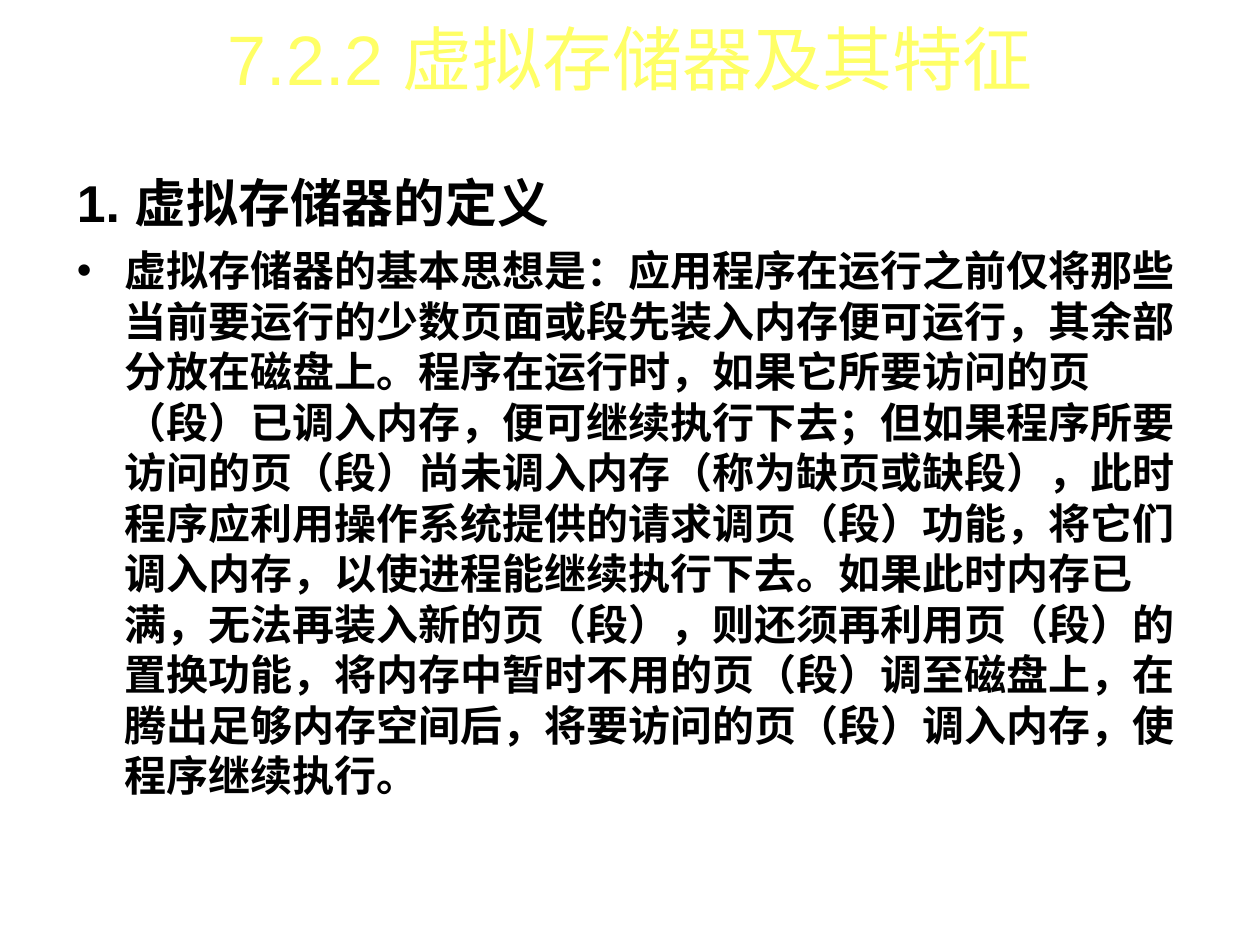
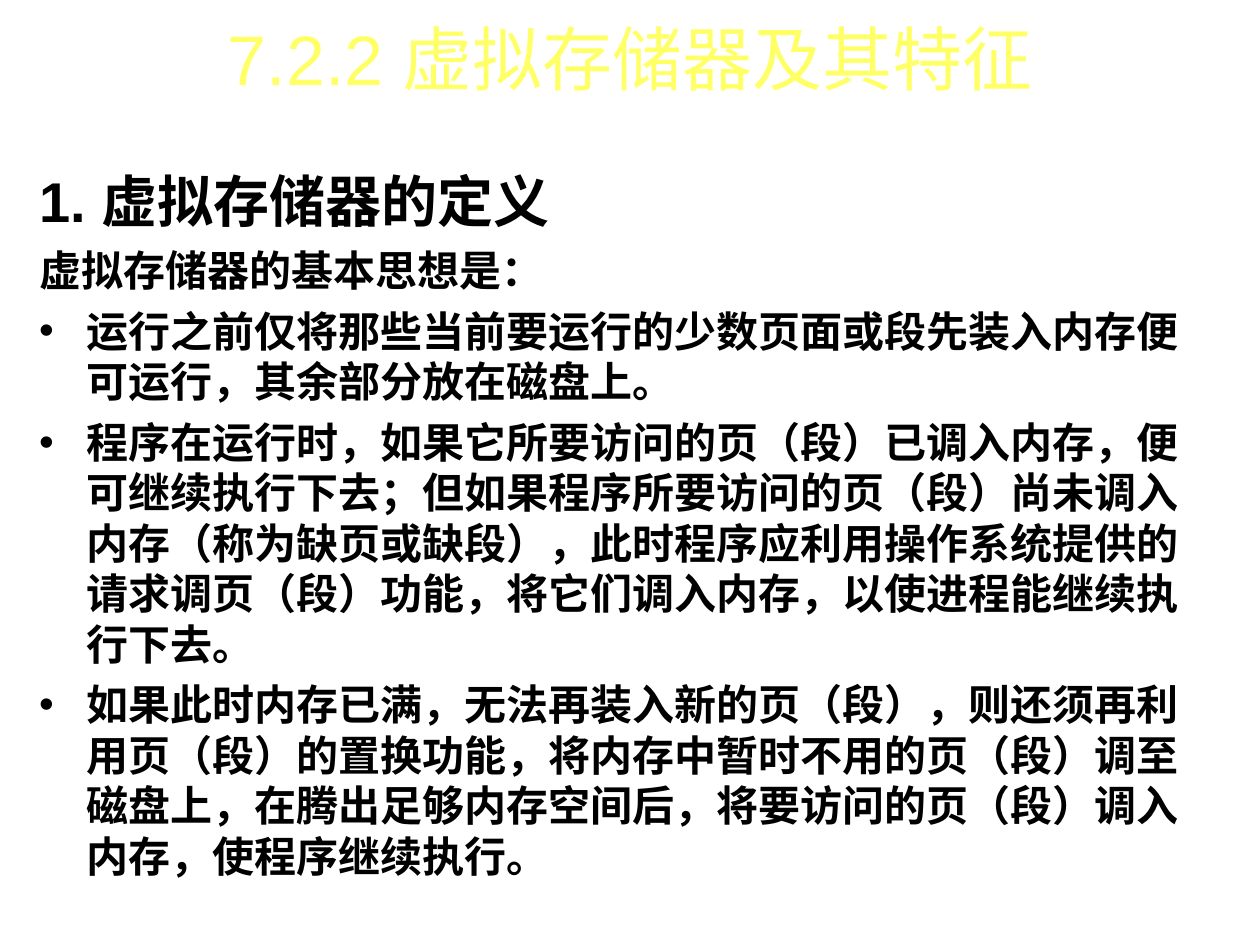
Before and after one commit to FourierAI/Operating-system, a slide deck: slide 13 of 操作系统-第7章.ppt (slide 17 before the commit). Drawn at 1260x945 pixels with LibreOffice and Linux fonts; fonts in the diff are those of the drawing; background and template pictures are left out. Boxes give left, top, right and bottom in pixels: in the first picture for what was removed or moved away, otherwise in the second. Text is boxed around its words. In the diff, an @@ line names an element or a change of style, - is before the commit and + after.

```diff
--- a/操作系统-第7章.ppt
+++ b/操作系统-第7章.ppt
@@ text "1. 虚拟存储器的定义": place and size @@
-text "1. 虚拟存储器的定义" at bbox=[77, 177, 1174, 795]
+text "1. 虚拟存储器的定义" at bbox=[39, 174, 1178, 878]
@@ text at bbox=[39, 174, 549, 227]: size 29.6 to 32 pt in "1. 虚拟存储器的定义" @@
@@ text at bbox=[39, 250, 1178, 878]: text changed; size 24.1 to 24 pt @@
-• 虚拟存储器的基本思想是：应用程序在运行之前仅将那些当前要运行的少数页面或段先装入内存便可运行，其余部分放在磁盘上。程序在运行时，如果它所要访问的页（段）已调入内存，便可继续执行下去；但如果程序所要访问的页（段）尚未调入内存（称为缺页或缺段），此时程序应利用操作系统提供的请求调页（段）功能，将它们调入内存，以使进程能继续执行下去。如果此时内存已满，无法再装入新的页（段），则还须再利用页（段）的置换功能，将内存中暂时不用的页（段）调至磁盘上，在腾出足够内存空间后，将要访问的页（段）调入内存，使程序继续执行。
+虚拟存储器的基本思想是：
+• 运行之前仅将那些当前要运行的少数页面或段先装入内存便可运行，其余部分放在磁盘上。
+• 程序在运行时，如果它所要访问的页（段）已调入内存，便可继续执行下去；但如果程序所要访问的页（段）尚未调入内存（称为缺页或缺段），此时程序应利用操作系统提供的请求调页（段）功能，将它们调入内存，以使进程能继续执行下去。
+• 如果此时内存已满，无法再装入新的页（段），则还须再利用页（段）的置换功能，将内存中暂时不用的页（段）调至磁盘上，在腾出足够内存空间后，将要访问的页（段）调入内存，使程序继续执行。
```
Also in this commit, not shown: 24 other slides changed, 7 slides added, 27 slides removed, 4 other files.
